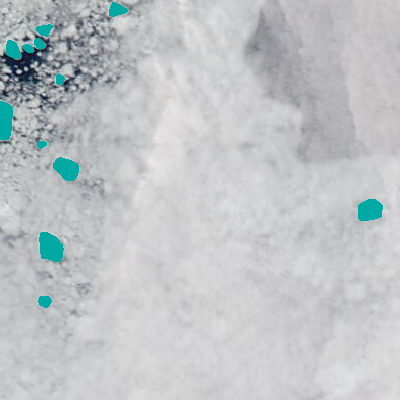
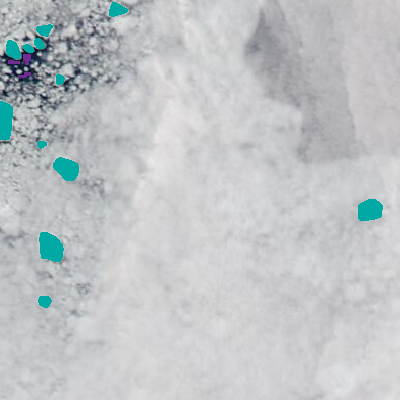
Layer changes from the first (400, 400) image to the second:
added layer "water samples" above "landmask" over (8, 54, 31, 78)
